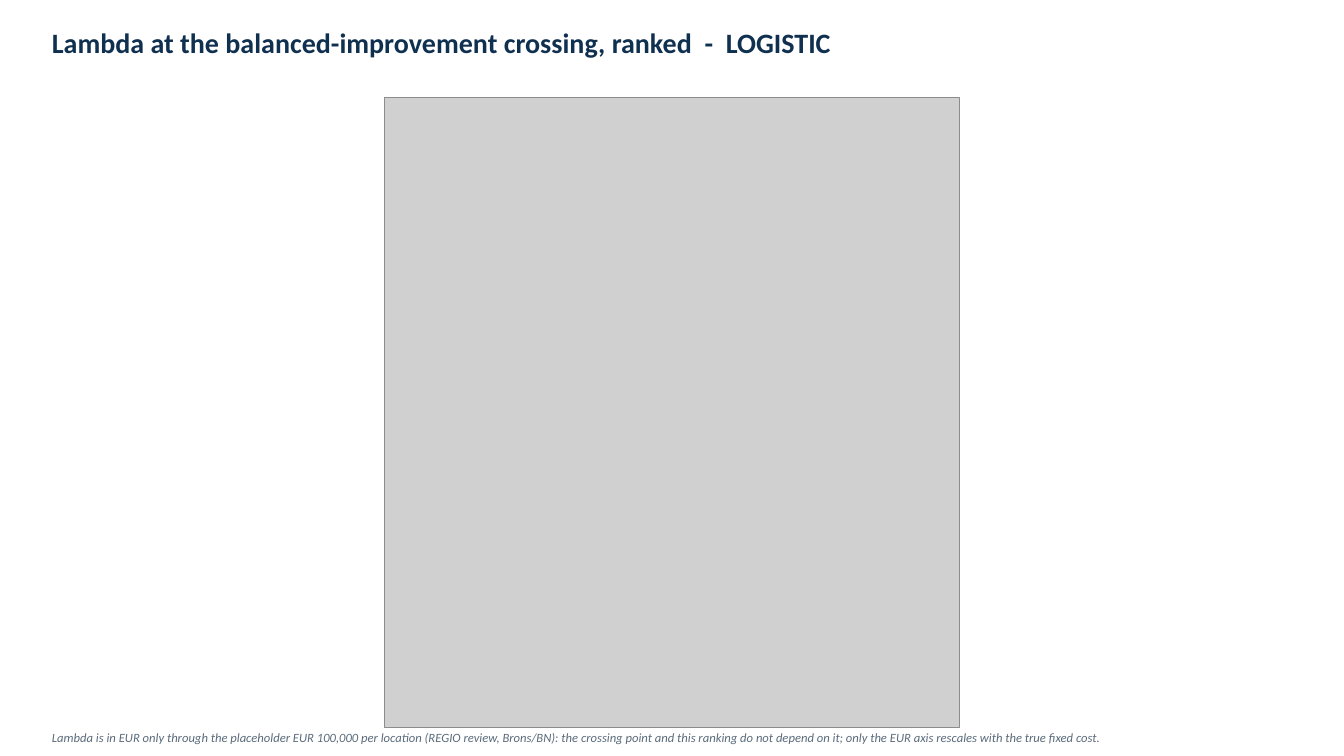
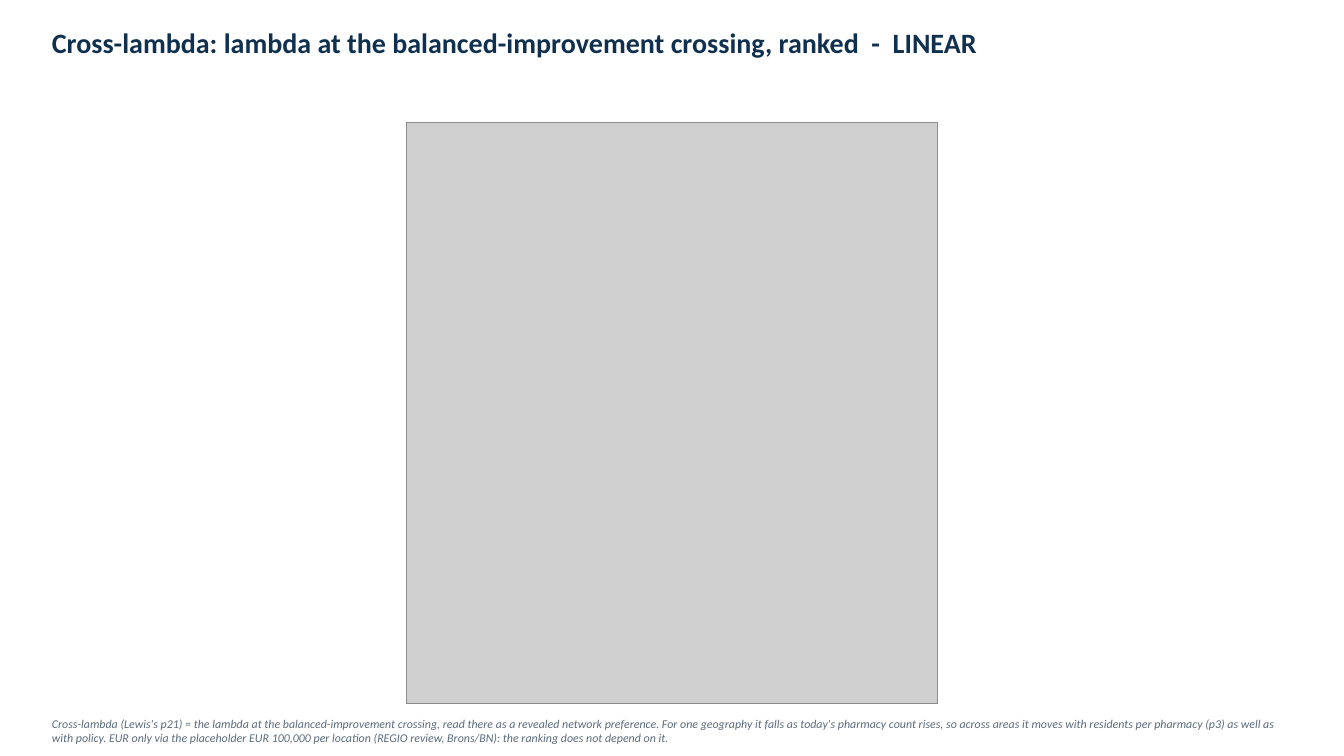
Before and after one commit to ObjectVision/NetworkModel_EU, a slide deck: slide 72 of doc/lambda_sweep5.pptx. Drawn at 1344x756 pixels with LibreOffice and Linux fonts; fonts in the diff are those of the drawing; grey boxes stand for pictures. Boxes give left, top, right and bottom in pixels: in the first picture for what was removed or moved away, otherwise in the second. Text is boxed around its words. In the diff, an @@ line names an element or a change of style, - is before the commit and + after.

```diff
--- a/doc/lambda_sweep5.pptx
+++ b/doc/lambda_sweep5.pptx
@@ text at (52, 33, 977, 58): text changed @@
-Lambda at the balanced-improvement crossing, ranked - LOGISTIC
+Cross-lambda: lambda at the balanced-improvement crossing, ranked - LINEAR
@@ picture: place and size @@
-picture at (384, 98, 960, 728)
+picture at (407, 123, 938, 704)
@@ text at (52, 719, 1274, 744): text changed; size 9 to 8.5 pt @@
-Lambda is in EUR only through the placeholder EUR 100,000 per location (REGIO review, Brons/BN): the crossing point and this ranking do not depend on it; only the EUR axis rescales with the true fixed cost.
+Cross-lambda (Lewis's p21) = the lambda at the balanced-improvement crossing, read there as a revealed network preference. For one geography it falls as today's pharmacy count rises, so across areas it moves with residents per pharmacy (p3) as well as with policy. EUR only via the placeholder EUR 100,000 per location (REGIO review, Brons/BN): the ranking does not depend on it.
```
Also in this commit, not shown: 12 other slides changed, 2 slides added, 1 slide removed, 5 other files.
